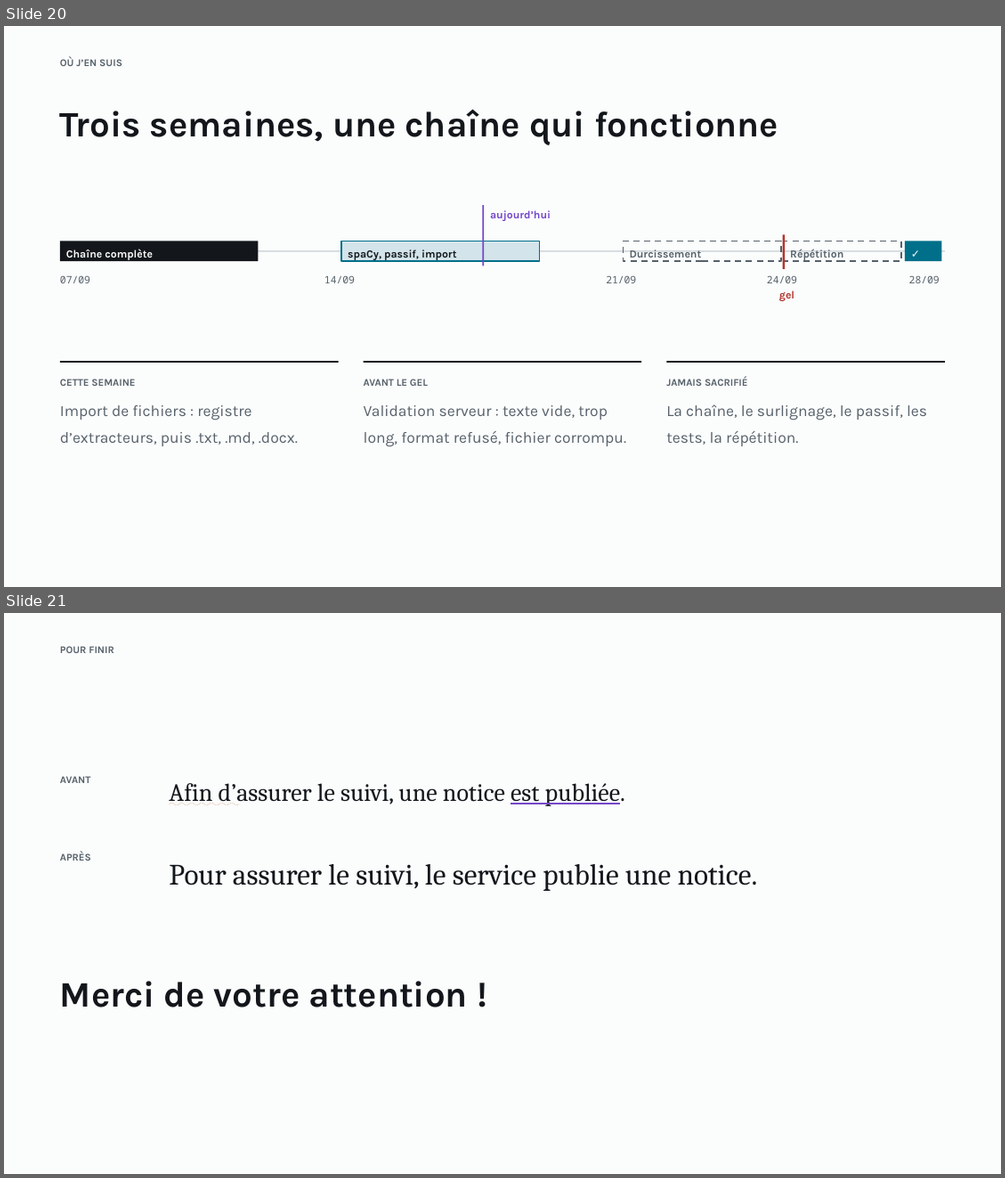
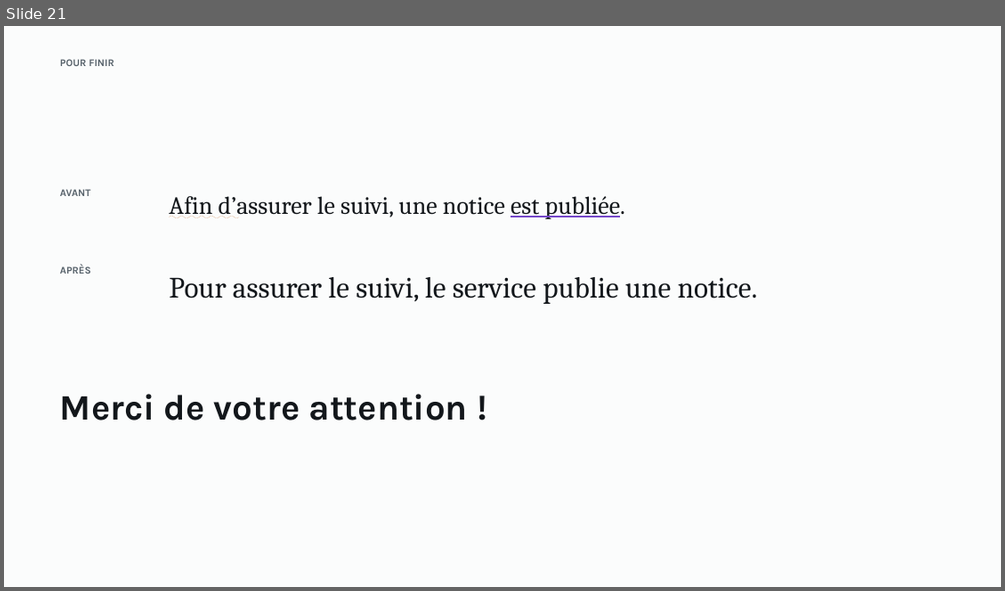
Before and after one commit to lhubeaux/final_project, a slide deck: docs/soutenance.pptx. Shown one above the other, each under a label of ours: slides 20 and 21 before the commit, slide 21 after it. The pictures are 1005x1178 and 1005x591 pixels, drawn with LibreOffice and Linux fonts; fonts in the diff are those of the drawing. Boxes give left, top, right and bottom in pixels: in the first picture for what was removed or moved away, otherwise in the second. Text is boxed around its words. In the diff, an @@ line names an element or a change of style, - is before the commit and + after.

```diff
--- a/docs/soutenance.pptx
+++ b/docs/soutenance.pptx
@@ slide 20 removed at <box>4,26,1001,587</box>, background #FBFCFC @@
@@ text removed at <box>60,57,122,66</box> @@
-OÙ J’EN SUIS
@@ text removed at <box>60,109,778,145</box> @@
-Trois semaines, une chaîne qui fonctionne
@@ rectangle removed at <box>483,206,484,266</box> @@
@@ text removed at <box>490,210,550,221</box> @@
-aujourd’hui
@@ rectangle removed at <box>783,234,785,269</box> @@
@@ rectangle removed at <box>60,250,945,252</box> @@
@@ rectangle removed at <box>60,241,259,262</box> @@
@@ text removed at <box>66,248,153,260</box> @@
-Chaîne complète
@@ rectangle removed at <box>342,241,540,262</box> @@
@@ text removed at <box>348,249,456,261</box> @@
-spaCy, passif, import
@@ rectangle removed at <box>623,241,781,262</box> @@
@@ text removed at <box>630,249,702,261</box> @@
-Durcissement
@@ rectangle removed at <box>784,241,901,262</box> @@
@@ text removed at <box>790,248,843,261</box> @@
-Répétition
@@ rectangle removed at <box>905,241,942,262</box> @@
@@ text removed at <box>911,241,936,262</box> @@
-✓
@@ text removed at <box>60,275,90,283</box> @@
-07/09
@@ text removed at <box>324,275,355,283</box> @@
-14/09
@@ text removed at <box>606,275,636,283</box> @@
-21/09
@@ text removed at <box>767,275,797,283</box> @@
-24/09
@@ text removed at <box>779,290,794,301</box> @@
-gel
@@ text removed at <box>909,275,939,283</box> @@
-28/09
@@ rectangle removed at <box>60,361,339,362</box> @@
@@ rectangle removed at <box>364,361,642,362</box> @@
@@ rectangle removed at <box>666,361,945,362</box> @@
@@ text removed at <box>60,378,135,386</box> @@
-CETTE SEMAINE
@@ text removed at <box>364,378,428,386</box> @@
-AVANT LE GEL
@@ text removed at <box>666,377,748,386</box> @@
-JAMAIS SACRIFIÉ
@@ text removed at <box>60,405,298,446</box> @@
-Import de fichiers : registre d’extracteurs, puis .txt, .md, .docx.
@@ text removed at <box>364,405,626,447</box> @@
-Validation serveur : texte vide, trop long, format refusé, fichier corrompu.
@@ text removed at <box>666,404,927,446</box> @@
-La chaîne, le surlignage, le passif, les tests, la répétition.
```
Also in this commit, not shown: 9 slides changed, 2 slides added, 1 other slide removed, 1 other file.
